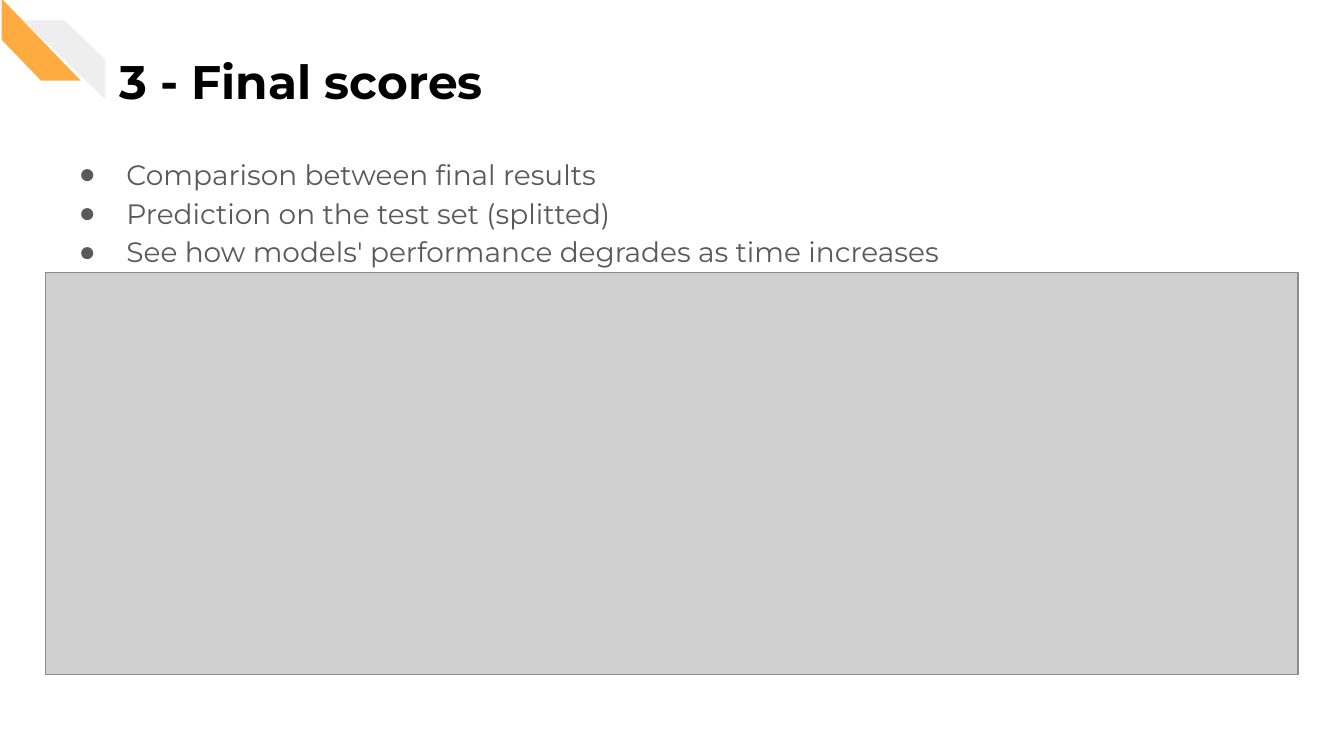
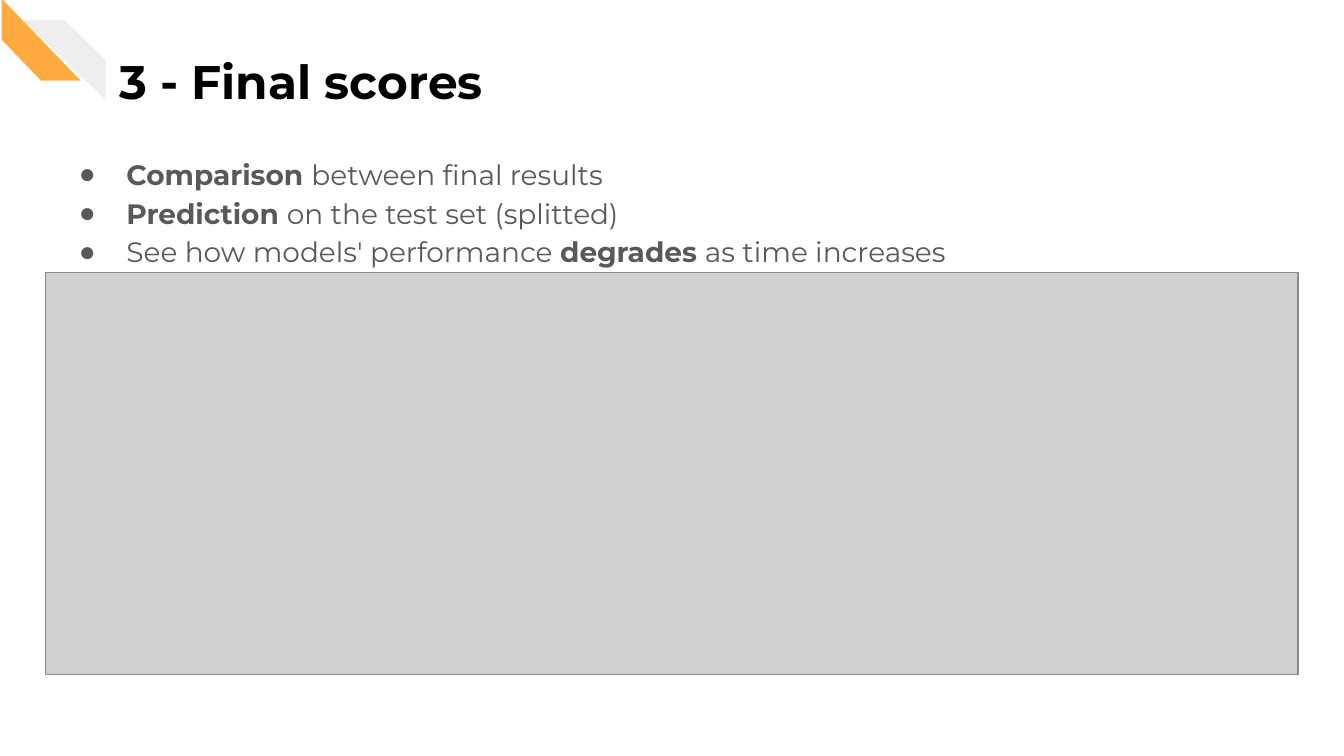
Before and after one commit to CorsiDanilo/bitcoin-price-prediction-with-pyspark, a slide deck: slide 22 of presentation/presentation.pptx. Drawn at 1344x756 pixels with LibreOffice and Linux fonts; fonts in the diff are those of the drawing; grey boxes stand for pictures. Boxes give left, top, right and bottom in pixels: in the first picture for what was removed or moved away, otherwise in the second. Text is boxed around its words. In the diff, an @@ line names an element or a change of style, - is before the commit and + after.

```diff
--- a/presentation/presentation.pptx
+++ b/presentation/presentation.pptx
@@ text "Comparison between final results" at [126,163,945,268]: bold on in "Comparison", "Prediction", "degrades" @@
```
Also in this commit, not shown: 13 other slides changed, 6 slides added, 3 slides removed.
